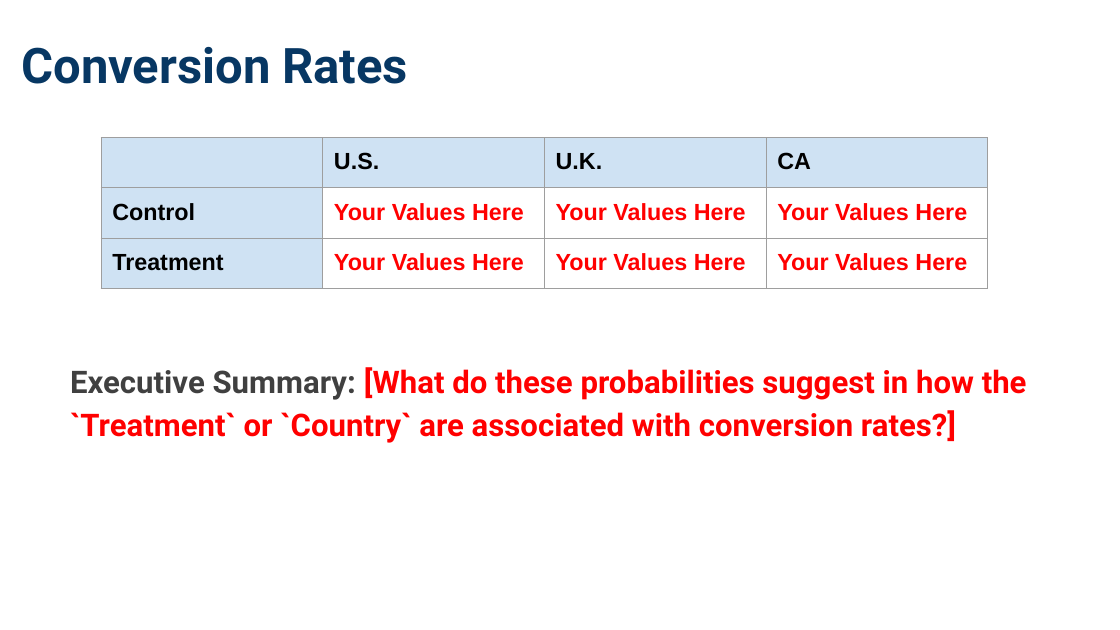
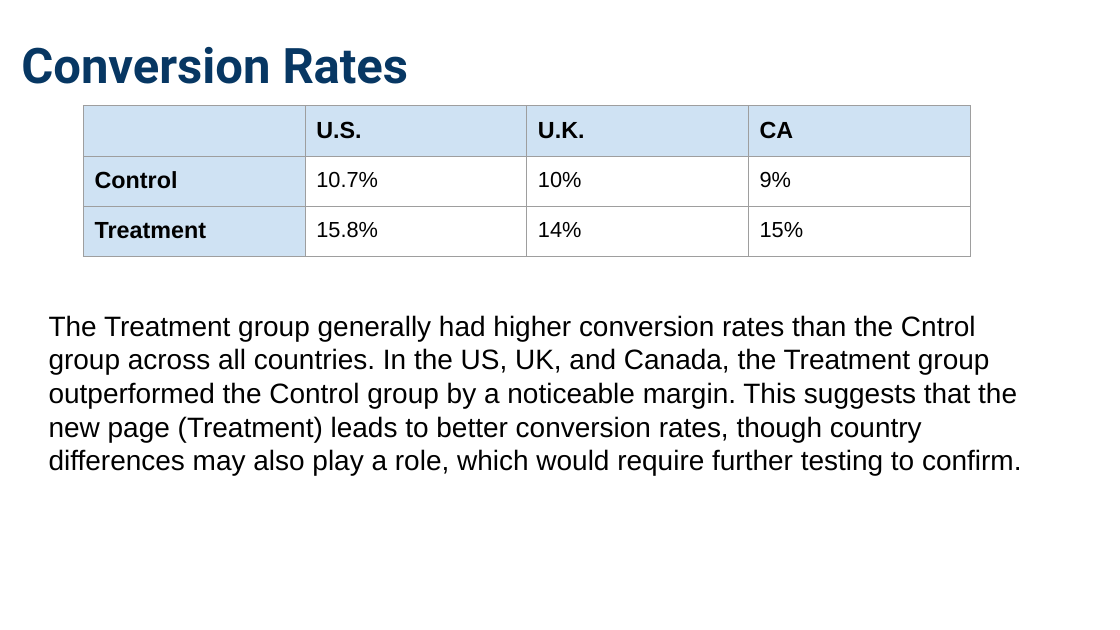
Before and after one commit to AmmarYasserAI-2/Analyze_AB_test_results, a slide deck: slide 3 of analyze-a_b-test-results.pptx. Drawn at 1120x630 pixels with LibreOffice and Linux fonts; fonts in the diff are those of the drawing. Boxes give left, top, right and bottom in pixels: in the first picture for what was removed or moved away, otherwise in the second. Text is boxed around its words. In the diff, an @@ line names an element or a change of style, - is before the commit and + after.

```diff
--- a/analyze-a_b-test-results.pptx
+++ b/analyze-a_b-test-results.pptx
@@ table at (84,105,971,256) @@
-row 2: Control | Your Values Here | Your Values Here | Your Values Here
+row 2: Control | 10.7% | 10% | 9%
-row 3: Treatment | Your Values Here | Your Values Here | Your Values Here
+row 3: Treatment | 15.8% | 14% | 15%
@@ table: place and size @@
-table at (101,138,988,289)
+table at (84,105,971,256)
@@ text added at (49,315,1022,475), 18 pt, text #000000 @@
+The Treatment group generally had higher conversion rates than the Cntrol group across all countries. In the US, UK, and Canada, the Treatment group outperformed the Control group by a noticeable margin. This suggests that the new page (Treatment) leads to better conversion rates, though country differences may also play a role, which would require further testing to confirm.
@@ text removed at (70,367,1027,443) @@
-Executive Summary: [What do these probabilities suggest in how the `Treatment` or `Country` are associated with conversion rates?]
```
Also in this commit, not shown: 3 other slides changed, 2 other files.
